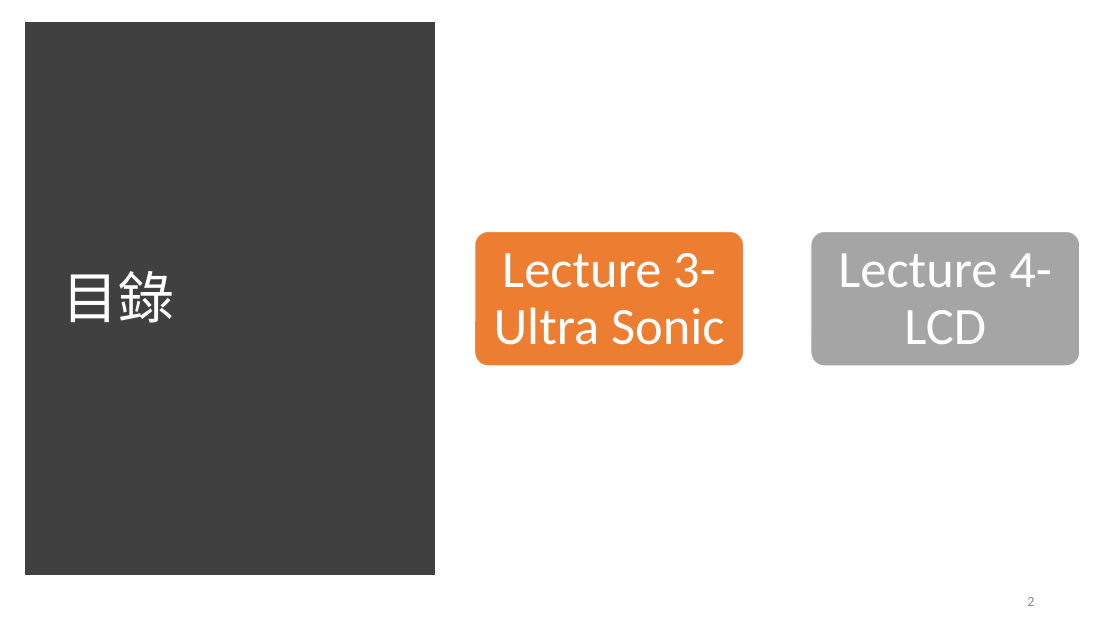
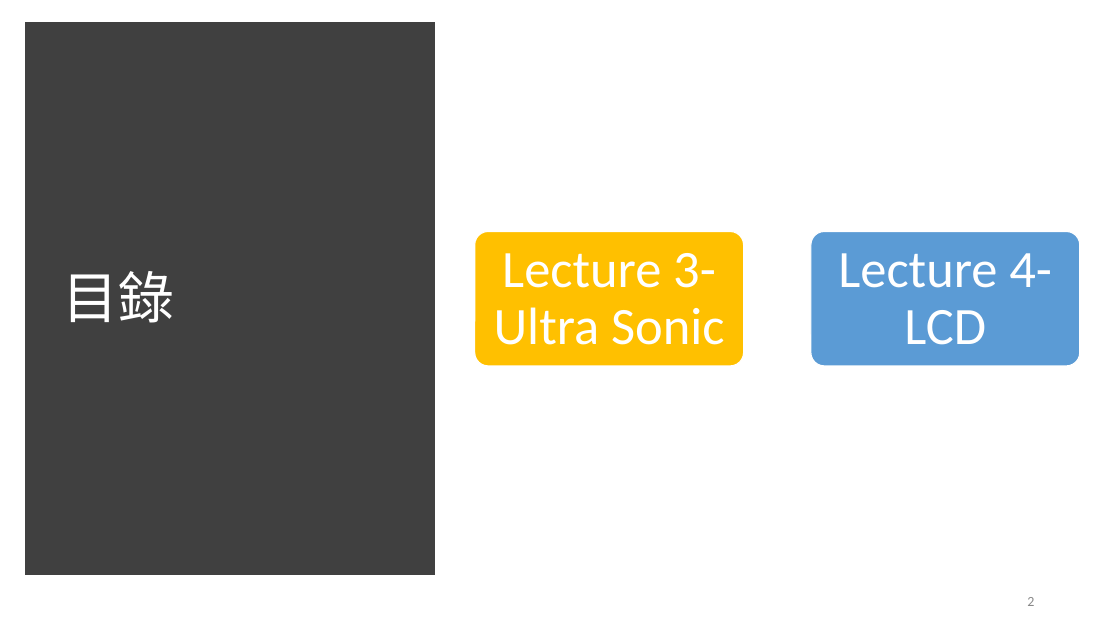
Before and after one commit to ParkerMactavish/Computer-Organization, a slide deck: slide 2 of ARC IoTDK Lab2.pptx. Drawn at 1120x630 pixels with LibreOffice and Linux fonts; fonts in the diff are those of the drawing. Boxes give left, top, right and bottom in pixels: in the first picture for what was removed or moved away, otherwise in the second. Text is boxed around its words. In the diff, an @@ line names an element or a change of style, - is before the commit and + after.

```diff
--- a/ARC IoTDK Lab2.pptx
+++ b/ARC IoTDK Lab2.pptx
@@ rounded rectangle at (475,232,744,366): fill #ED7D31 to #FFC000 @@
@@ rounded rectangle at (811,232,1080,366): fill #A5A5A5 to #5B9BD5 @@
```
Also in this commit, not shown: 28 other slides changed.
